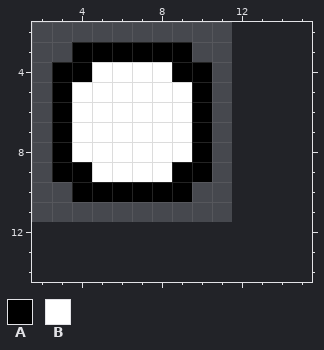
A pixel-art file gets an edit: Art/Source/Projectiles_Bullet_spawn.aseprite. The first picture shows the starting point.
10x10 pixels, 1 frame. Shown: x 2..15, y 2..14. The old version is drawn lined up with the new one, on the new canvas.
Palette (. is transparent): A #000000  B #ffffff
Pixels before, first column x 3:
 3 .AAAAAA.
 4 AABBBBAA
 5 ABBBBBBA
 6 ABBBBBBA
 7 ABBBBBBA
 8 ABBBBBBA
 9 AABBBBAA
10 .AAAAAA.
After the commit:
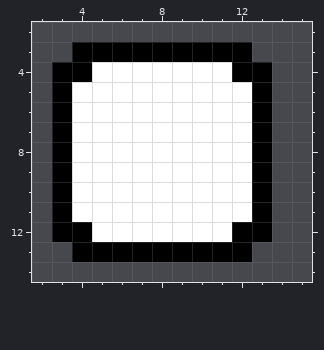
Changes in this commit:
canvas 10x10 -> 17x17, the old top-left corner now at 2,2
y 3: x 10..12 ... -> AAA
y 4: x 9..13 AA... -> BBBAA
y 5..8: x 10..13 A... -> BBBA
y 9: x 4 A -> B; x 9..13 AA... -> BBBBA
y 10: x 3..13 .AAAAAA.... -> ABBBBBBBBBA
y 11: x 3..13 ........... -> ABBBBBBBBBA
y 12: x 3..13 ........... -> AABBBBBBBAA
y 13: x 4..12 ......... -> AAAAAAAAA
Where, in picture pixels (left, top, right, bottom), the same in both pictures:
changed: (52, 42, 272, 262)
